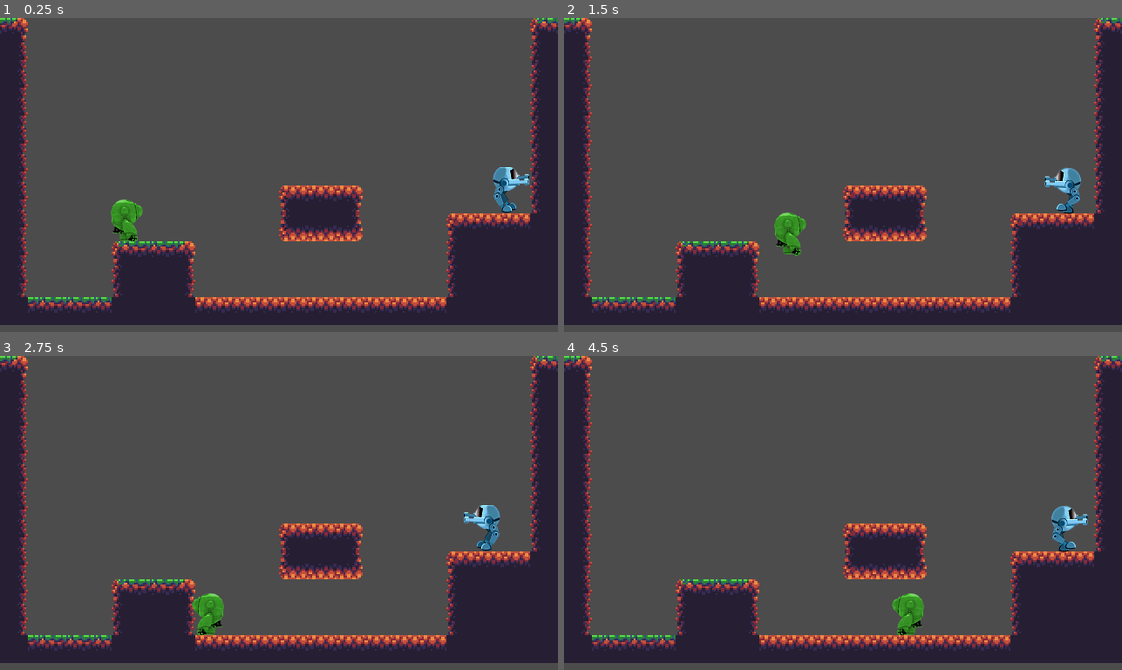
Above: before the commit, frames 1-4 (two rows, left to right).
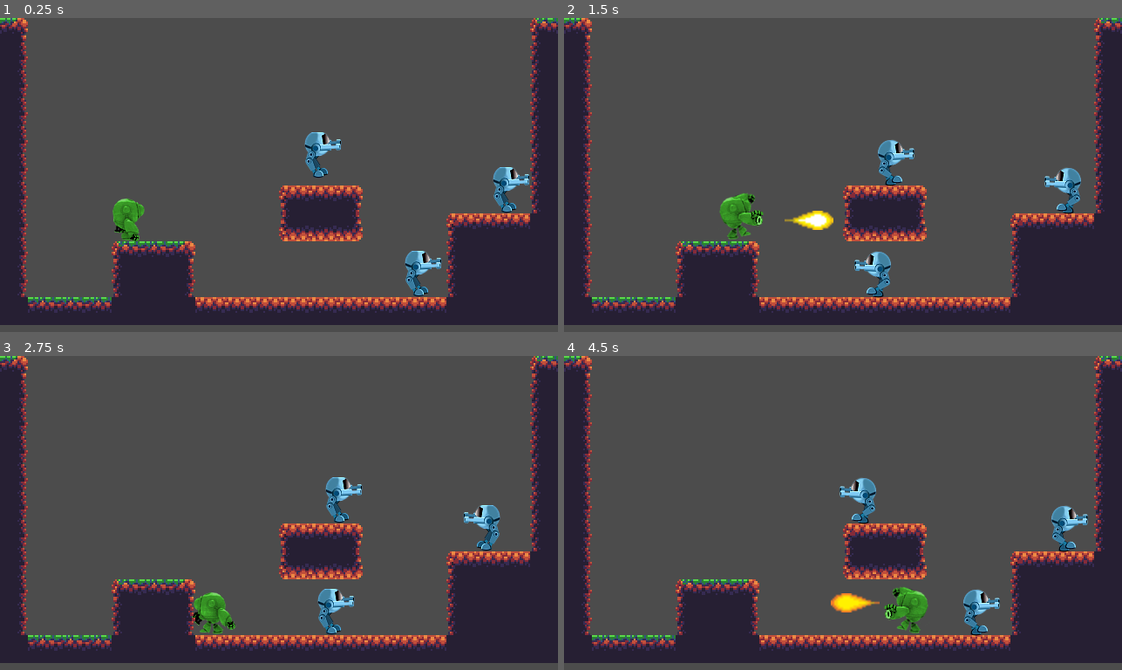
Above: after the commit, the same moments.

Repository: silversurfer-gr/2DPlattformer-1.0
Game: Godot game, scene res://level/stage01.tscn
The game is run twice, just before and just after one commit, with the same random seed, the same clock (stepped at 60 frames per second) and the same inputs.
Inputs:
- Up to frame 1 (0.25 s): no input
- Up to frame 2 (1.5 s): tap Enter (ui_accept) at 0.5, 0.6, 0.77, 1.07, 1.35 s; hold Right (ui_right) from 0.53 s (still down)
- Up to frame 3 (2.75 s): tap Enter (ui_accept) at 1.52, 1.82, 2.1 s; release Right (ui_right) at 2.03 s; hold Left (ui_left) from 2.03 s (still down)
- Up to frame 4 (4.5 s): release Left (ui_left) at 2.78 s; hold Right (ui_right) 2.78-4.28 s; tap Enter (ui_accept) at 2.85, 3.02, 3.32, 3.6, 3.77, 4.07, 4.35 s; hold Left (ui_left) from 4.28 s (still down)

The runs differ from the first frame. In frame 1, 1.3% of the frame differs, in the area x 19-80%, y 36-89%; in frame 2, 2.6%, in the area x 27-63%, y 38-90%; in frame 3, 1.5%; in frame 4, 1.9%.

Commit message:
shooting Fireballs

Diff:
--- a/level/stage01.tscn
+++ b/level/stage01.tscn
@@ -33,3 +33,11 @@
 [node name="enemy" parent="." index="2" instance=ExtResource( 3 )]
 
 position = Vector2( 284.25, 90 )
+
+[node name="enemy02" parent="." index="3" instance=ExtResource( 3 )]
+
+position = Vector2( 182.25, 57 )
+
+[node name="enemy03" parent="." index="4" instance=ExtResource( 3 )]
+
+position = Vector2( 235.75, 134.5 )
--- a/scenes/enemy.tscn
+++ b/scenes/enemy.tscn
@@ -20,7 +20,7 @@
 custom_solver_bias = 0.0
 extents = Vector2( 16.8, 24.4 )
 
-[node name="player" type="KinematicBody2D"]
+[node name="enemy" type="KinematicBody2D" index="0"]
 
 scale = Vector2( 0.5, 0.5 )
 input_pickable = false
--- /dev/null
+++ b/scenes/fireball.tscn
@@ -0,0 +1,55 @@
+[gd_scene load_steps=8 format=2]
+
+[ext_resource path="res://scripts/fireball.gd" type="Script" id=1]
+[ext_resource path="res://sprites/fireball/fireball1.png" type="Texture" id=2]
+[ext_resource path="res://sprites/fireball/fireball2.png" type="Texture" id=3]
+[ext_resource path="res://sprites/fireball/fireball3.png" type="Texture" id=4]
+[ext_resource path="res://sprites/fireball/fireball4.png" type="Texture" id=5]
+
+[sub_resource type="SpriteFrames" id=1]
+
+animations = [ {
+"frames": [ ExtResource( 2 ), ExtResource( 3 ), ExtResource( 4 ), ExtResource( 5 ) ],
+"loop": true,
+"name": "shoot",
+"speed": 12.0
+} ]
+
+[sub_resource type="RectangleShape2D" id=2]
+
+custom_solver_bias = 0.0
+extents = Vector2( 13.4, 5.425 )
+
+[node name="fireball" type="Area2D"]
+
+input_pickable = true
+gravity_vec = Vector2( 0, 1 )
+gravity = 98.0
+linear_damp = 0.1
+angular_damp = 1.0
+audio_bus_override = false
+audio_bus_name = "Master"
+script = ExtResource( 1 )
+__meta__ = {
+"_edit_group_": true
+}
+
+[node name="AnimatedSprite" type="AnimatedSprite" parent="." index="0"]
+
+frames = SubResource( 1 )
+animation = "shoot"
+frame = 2
+_sections_unfolded = [ "Transform" ]
+
+[node name="CollisionShape2D" type="CollisionShape2D" parent="." index="1"]
+
+position = Vector2( 0, 0.625 )
+shape = SubResource( 2 )
+
+[node name="VisibilityNotifier2D" type="VisibilityNotifier2D" parent="." index="2"]
+
+rect = Rect2( -10, -10, 20, 20 )
+
+[connection signal="body_entered" from="." to="." method="_on_fireball_body_entered"]
+
+[connection signal="screen_exited" from="VisibilityNotifier2D" to="." method="_on_VisibilityNotifier2D_screen_exited"]
--- a/scenes/player.tscn
+++ b/scenes/player.tscn
@@ -1,14 +1,18 @@
-[gd_scene load_steps=12 format=2]
+[gd_scene load_steps=16 format=2]
 
 [ext_resource path="res://scripts/player.gd" type="Script" id=1]
 [ext_resource path="res://sprites/player/tile004.png" type="Texture" id=2]
-[ext_resource path="res://sprites/player/tile056.png" type="Texture" id=3]
-[ext_resource path="res://sprites/player/tile057.png" type="Texture" id=4]
-[ext_resource path="res://sprites/player/tile058.png" type="Texture" id=5]
-[ext_resource path="res://sprites/player/tile059.png" type="Texture" id=6]
-[ext_resource path="res://sprites/player/tile005.png" type="Texture" id=7]
-[ext_resource path="res://sprites/player/tile006.png" type="Texture" id=8]
-[ext_resource path="res://sprites/player/tile007.png" type="Texture" id=9]
+[ext_resource path="res://sprites/player/tile048.png" type="Texture" id=3]
+[ext_resource path="res://sprites/player/tile049.png" type="Texture" id=4]
+[ext_resource path="res://sprites/player/tile050.png" type="Texture" id=5]
+[ext_resource path="res://sprites/player/tile051.png" type="Texture" id=6]
+[ext_resource path="res://sprites/player/tile056.png" type="Texture" id=7]
+[ext_resource path="res://sprites/player/tile057.png" type="Texture" id=8]
+[ext_resource path="res://sprites/player/tile058.png" type="Texture" id=9]
+[ext_resource path="res://sprites/player/tile059.png" type="Texture" id=10]
+[ext_resource path="res://sprites/player/tile005.png" type="Texture" id=11]
+[ext_resource path="res://sprites/player/tile006.png" type="Texture" id=12]
+[ext_resource path="res://sprites/player/tile007.png" type="Texture" id=13]
 
 [sub_resource type="SpriteFrames" id=2]
 
@@ -19,11 +23,16 @@
 "speed": 5.0
 }, {
 "frames": [ ExtResource( 3 ), ExtResource( 4 ), ExtResource( 5 ), ExtResource( 6 ) ],
+"loop": false,
+"name": "attack",
+"speed": 8.0
+}, {
+"frames": [ ExtResource( 7 ), ExtResource( 8 ), ExtResource( 9 ), ExtResource( 10 ) ],
 "loop": true,
 "name": "fly",
 "speed": 5.0
 }, {
-"frames": [ ExtResource( 2 ), ExtResource( 7 ), ExtResource( 8 ), ExtResource( 9 ) ],
+"frames": [ ExtResource( 2 ), ExtResource( 11 ), ExtResource( 12 ), ExtResource( 13 ) ],
 "loop": true,
 "name": "walk",
 "speed": 8.0
@@ -34,7 +43,7 @@
 custom_solver_bias = 0.0
 extents = Vector2( 16.8, 24.4 )
 
-[node name="player" type="KinematicBody2D"]
+[node name="player" type="KinematicBody2D" index="0"]
 
 scale = Vector2( 0.5, 0.5 )
 input_pickable = false
@@ -43,17 +52,22 @@
 collision/safe_margin = 0.08
 script = ExtResource( 1 )
 _sections_unfolded = [ "Transform" ]
-__meta__ = {
-"_edit_group_": true
-}
 
 [node name="AnimatedSprite" type="AnimatedSprite" parent="." index="0"]
 
+position = Vector2( -30, -33.125 )
 frames = SubResource( 2 )
 animation = "idle"
+centered = false
 
 [node name="CollisionShape2D" type="CollisionShape2D" parent="." index="1"]
 
 visible = false
 position = Vector2( 1.25, 5 )
 shape = SubResource( 1 )
+
+[node name="Position2D" type="Position2D" parent="." index="2"]
+
+position = Vector2( 50.875, 6.375 )
+
+[connection signal="animation_finished" from="AnimatedSprite" to="." method="_on_AnimatedSprite_animation_finished"]
--- /dev/null
+++ b/scripts/fireball.gd
@@ -0,0 +1,28 @@
+#fireball.gd
+extends Area2D
+
+const SPEED = 100
+
+var velovity = Vector2()
+var direction = 1 #facing right
+
+func _ready():
+	pass
+
+func set_fireball_direction(dir):
+	direction = dir
+	if dir == -1:
+		$AnimatedSprite.flip_h = true
+
+func _physics_process(delta):
+	velovity.x = SPEED * delta * direction
+
+	translate(velovity)
+	$AnimatedSprite.play("shoot")
+
+func _on_VisibilityNotifier2D_screen_exited():
+	queue_free()
+
+
+func _on_fireball_body_entered(body):
+	queue_free()
--- a/scripts/player.gd
+++ b/scripts/player.gd
@@ -6,31 +6,54 @@
 const GRAVITY = 10
 const JUMP_POWER = -250
 const FLOOR = Vector2(0, -1)
+const FIREBALL = preload("res://scenes/fireball.tscn")
 
 # unsere Variablen - Variablen werden gewöhnlich klein geschrieben
 var velocity = Vector2() # velocity heißt Geschwindigkeit
 var on_ground = false
+var is_attacking = false
 
 # unsere erste Funktion
 func _physics_process(delta):
 	if Input.is_action_pressed("ui_right"):
-		velocity.x = SPEED
-		$AnimatedSprite.play("walk")
-		$AnimatedSprite.flip_h = false
+		if is_attacking == false:
+			velocity.x = SPEED
+			$AnimatedSprite.play("walk")
+			$AnimatedSprite.flip_h = false
+			if sign($Position2D.position.x) == -1:
+				$Position2D.position *= -1
 	elif Input.is_action_pressed("ui_left"):
-		velocity.x = -SPEED
-		$AnimatedSprite.play("walk")
-		$AnimatedSprite.flip_h = true
+		if is_attacking == false:
+			velocity.x = -SPEED
+			$AnimatedSprite.play("walk")
+			$AnimatedSprite.flip_h = true
+			if sign($Position2D.position.x) == 1:
+				$Position2D.position *= -1
 	else:
 		velocity.x = 0
-		$AnimatedSprite.play("idle")
+		if is_attacking == false:
+			$AnimatedSprite.play("idle")
 
 	#jump
 	if Input.is_action_pressed("ui_up"):
-		#erst mal rauslassen, douplejump!
-		if on_ground == true:
-			velocity.y = JUMP_POWER
-			on_ground = false
+		if is_attacking == false:
+			#erst mal rauslassen, douplejump!
+			if on_ground == true:
+				velocity.y = JUMP_POWER
+				on_ground = false
+
+	#attack
+	if Input.is_action_just_pressed("ui_accept") && is_attacking == false:
+		is_attacking = true
+		$AnimatedSprite.play("attack")
+		var fireball = FIREBALL.instance()
+		if sign($Position2D.position.x) == 1:
+			fireball.set_fireball_direction(1)
+		else:
+			fireball.set_fireball_direction(-1)
+		get_parent().add_child(fireball)
+		fireball.position = $Position2D.global_position
+
 
 	# Gravitation
 	velocity.y += GRAVITY
@@ -39,10 +62,15 @@
 	if is_on_floor():
 		on_ground = true
 	else:
-		on_ground = false
-		if velocity.y < 0:
-			$AnimatedSprite.play("fly")
-		else:
-			$AnimatedSprite.play("idle")
+		if is_attacking == false:
+			on_ground = false
+			if velocity.y < 0:
+				$AnimatedSprite.play("fly")
+			else:
+				$AnimatedSprite.play("idle")
 
 	velocity = move_and_slide(velocity, FLOOR)
+
+
+func _on_AnimatedSprite_animation_finished():
+	is_attacking = false
Binary file added: sprites/fireball/fireball1.png
Not shown, added: sprites/fireball/fireball1.png.import
Binary file added: sprites/fireball/fireball2.png
Not shown, added: sprites/fireball/fireball2.png.import
Binary file added: sprites/fireball/fireball3.png
Not shown, changed: sprites/fireball/fireball3.png.import
Binary file added: sprites/fireball/fireball4.png
Not shown, added: sprites/fireball/fireball4.png.import
Binary file removed: sprites/player/sheet.png
Not shown, changed: sprites/.DS_Store
